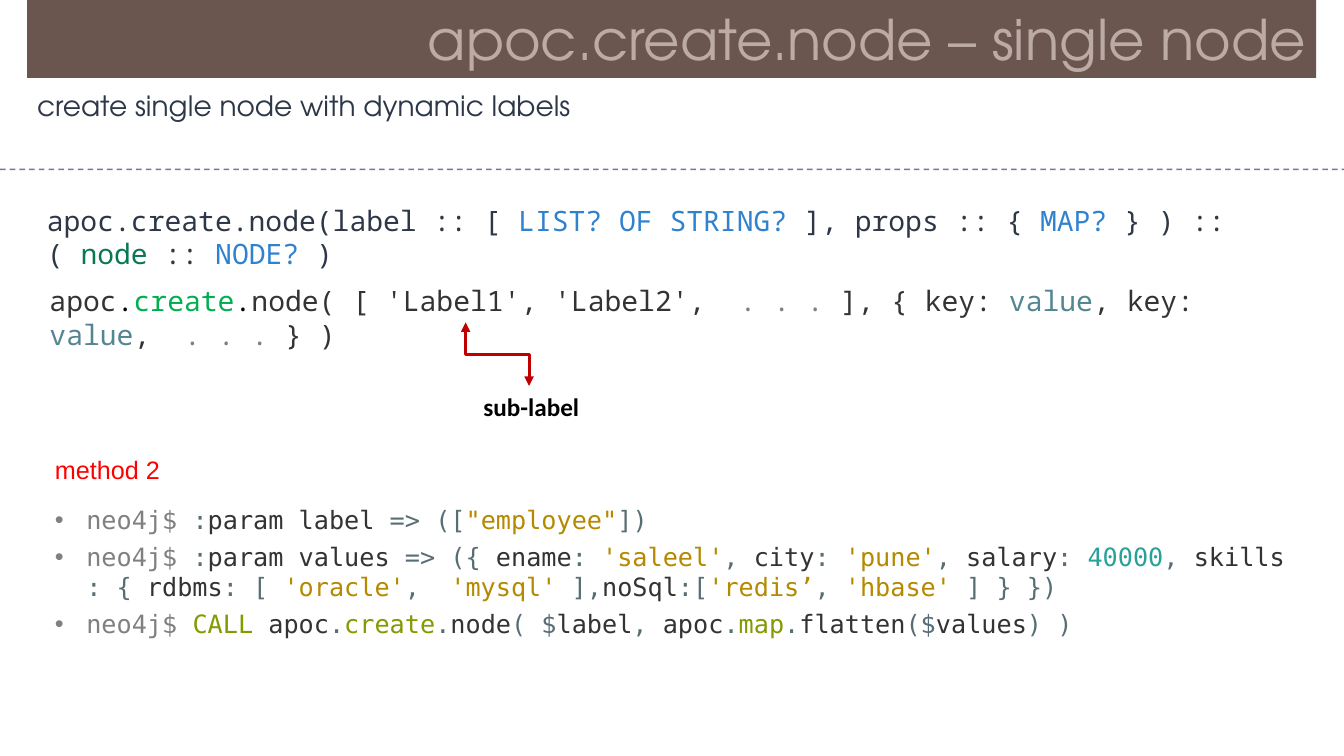
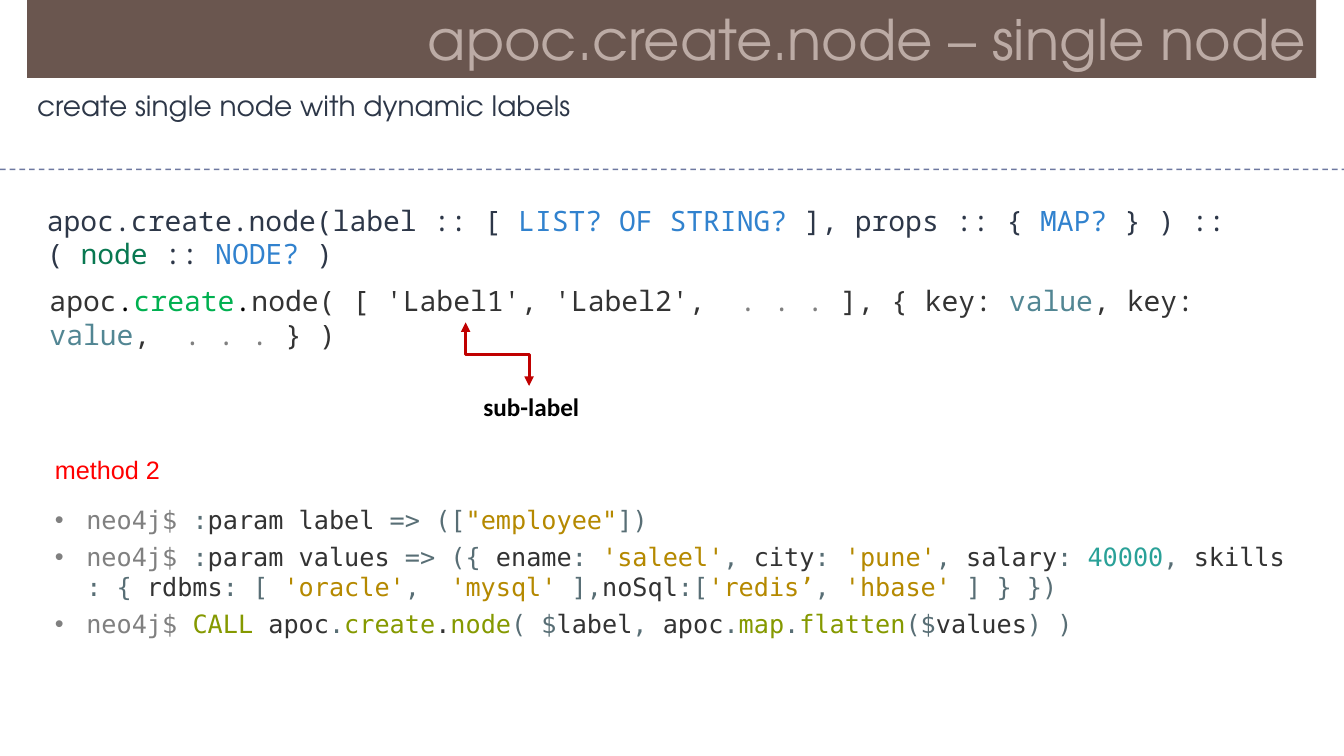
Before and after one commit to Saleel-Bagde/PPT-s, a slide deck: slide 38 of Neo4j.pptx. Drawn at 1344x756 pixels with LibreOffice and Linux fonts; fonts in the diff are those of the drawing. Boxes give left, top, right and bottom in pixels: in the first picture for what was removed or moved away, otherwise in the second. Text is boxed around its words. In the diff, an @@ line names an element or a change of style, - is before the commit and + after.

```diff
--- a/Neo4j.pptx
+++ b/Neo4j.pptx
@@ text at box(86, 613, 1042, 639): text colour #586E75 to #333333 in "apoc.create.node("; text colour #333333 to #859900 in "apoc.create.node( apoc.map.flatten($values)" @@
```
Also in this commit, not shown: 10 other slides changed.
